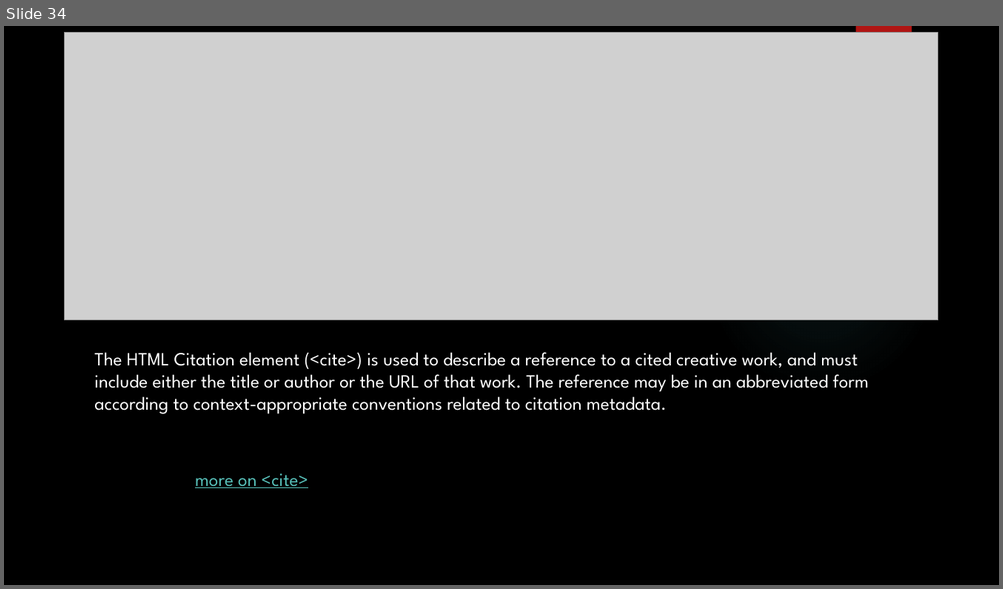
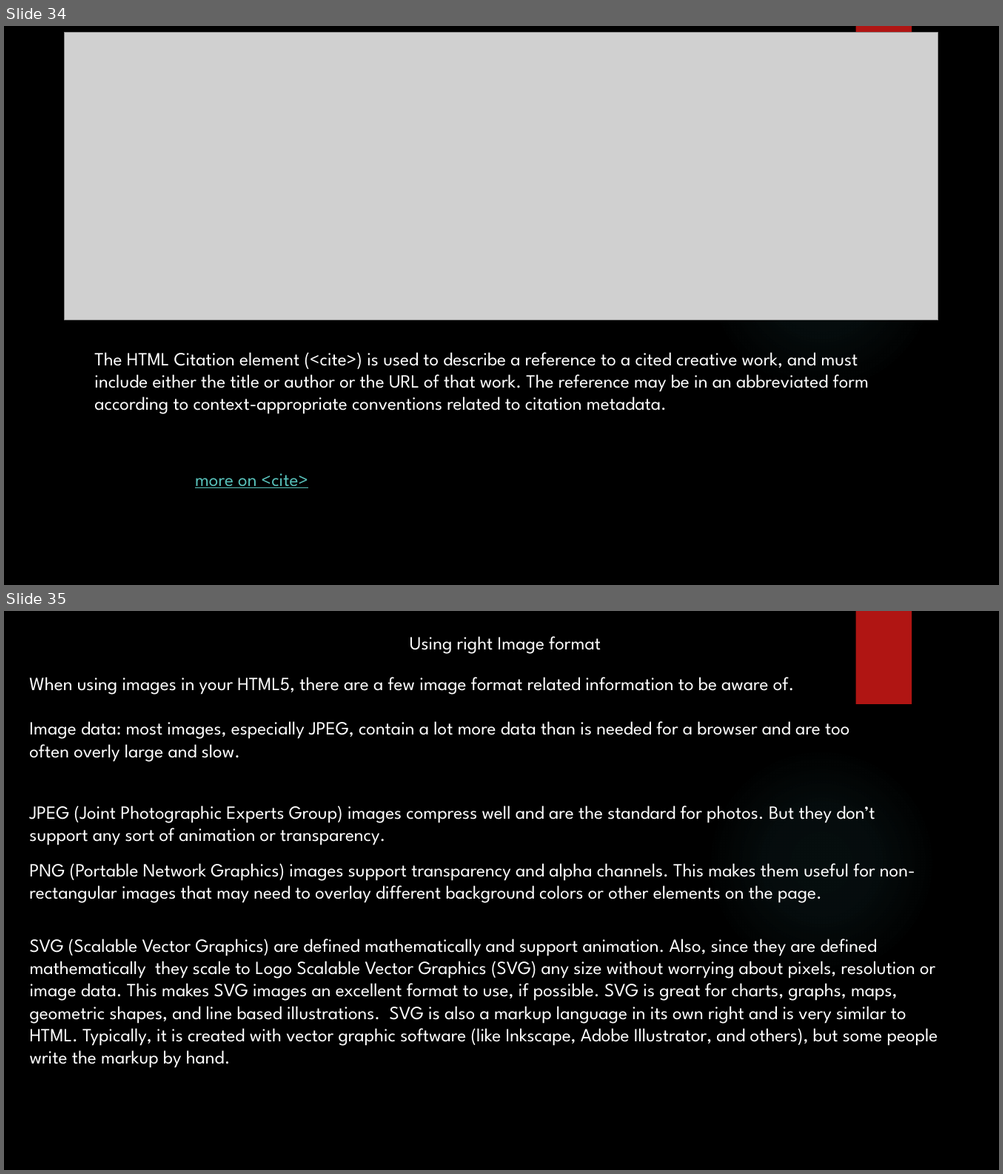
Before and after one commit to yogeshwar1996/HTML5CSS, a slide deck: Fundamentals of HTML and CSS.pptx. Shown one above the other, each under a label of ours: slide 34 before the commit, slides 34 and 35 after it. The pictures are 1003x589 and 1003x1174 pixels, drawn with LibreOffice and Linux fonts; fonts in the diff are those of the drawing; grey boxes stand for pictures; background and template pictures are left out. Boxes give left, top, right and bottom in pixels: in the first picture for what was removed or moved away, otherwise in the second. Text is boxed around its words. In the diff, an @@ line names an element or a change of style, - is before the commit and + after.

Commit message:
Image formats

```diff
--- a/Fundamentals of HTML and CSS.pptx
+++ b/Fundamentals of HTML and CSS.pptx
@@ slide 35 added at bbox=[4, 611, 999, 1170], background picture (left out); not listed: 2 template elements that a slide beside it also shows @@
@@ text added at bbox=[410, 636, 600, 654], 18 pt, text #FFFFFF @@
+Using right Image format
@@ text added at bbox=[29, 677, 849, 762], 18 pt, text #FFFFFF @@
+When using images in your HTML5, there are a few image format related information to be aware of.
+Image data: most images, especially JPEG, contain a lot more data than is needed for a browser and are too often overly large and slow.
@@ text added at bbox=[29, 806, 874, 846], 18 pt, text #FFFFFF @@
+JPEG (Joint Photographic Experts Group) images compress well and are the standard for photos. But they don’t support any sort of animation or transparency.
@@ text added at bbox=[29, 863, 915, 903], 18 pt, text #FFFFFF @@
+PNG (Portable Network Graphics) images support transparency and alpha channels. This makes them useful for non-rectangular images that may need to overlay different background colors or other elements on the page.
@@ text added at bbox=[30, 939, 938, 1068], 18 pt, text #FFFFFF @@
+SVG (Scalable Vector Graphics) are defined mathematically and support animation. Also, since they are defined mathematically they scale to Logo Scalable Vector Graphics (SVG) any size without worrying about pixels, resolution or image data. This makes SVG images an excellent format to use, if possible. SVG is great for charts, graphs, maps, geometric shapes, and line based illustrations. SVG is also a markup language in its own right and is very similar to HTML. Typically, it is created with vector graphic software (like Inkscape, Adobe Illustrator, and others), but some people write the markup by hand.
```
Also in this commit, not shown: 1 slide removed, 14 other files.
